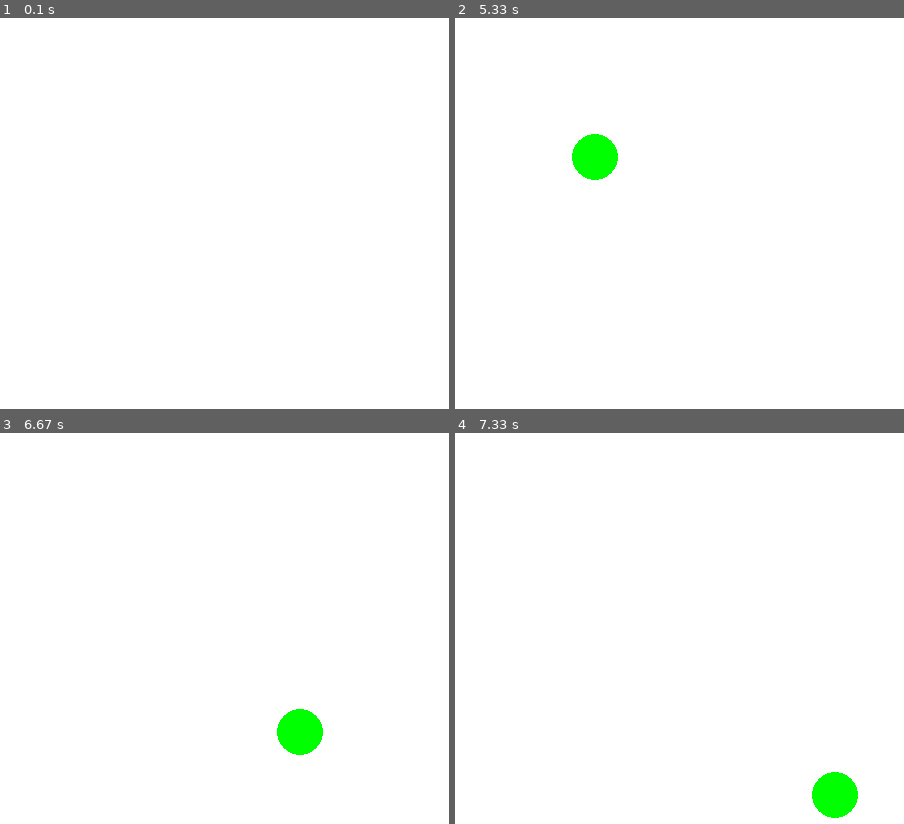
Above: before the commit, frames 1-4 (two rows, left to right).
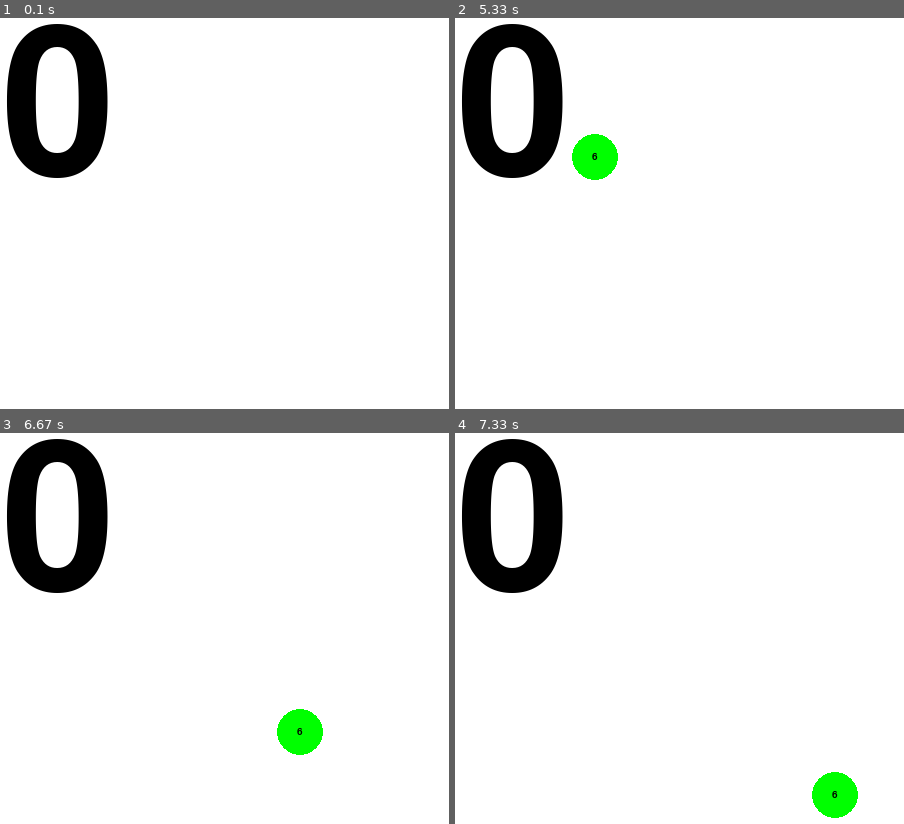
Above: after the commit, the same moments.

Repository: olucassantos/AprendaPyGame
Game: pygame game, started from pinga.py
Two runs of this game, one before a commit and one after it. Both use one fixed random seed, a clock stepped at 60 frames per second and the inputs below.
Inputs (mouse positions are in pixels of both pictures, inside the frame that each line leads up to):
- Up to frame 1 (0.1 s): no input
- Up to frame 2 (5.33 s): click (513, 111) at 0.38 s
- Up to frame 3 (6.67 s): no input
- Up to frame 4 (7.33 s): no input

The runs differ from the first frame. In frame 1, 5.3% of the frame differs, in the area x 1-25%, y 1-41%; in frame 2, 5.3%, in the area x 1-32%, y 1-41%; in frame 3, 5.3%; in frame 4, 5.3%.

Commit message:
Atualizar pontuação na tela quando as vidas de uma bola acabarem

Diff:
--- a/pinga.py
+++ b/pinga.py
@@ -33,6 +33,8 @@
     }
 
 def verificaCliqueBolinhas(posicao, listaBolas):
+    global pontuacao # Variável global para alterar a pontuação
+
     for bola in listaBolas: # Vai verificar bolinha por bolinha
         # Desenha um retangulo temporário para verificar se o click foi dentro da bola
         retanguloTemporario = pygame.draw.circle(
@@ -52,6 +54,7 @@
             bola["vidas"] -= 1
 
         if bola["vidas"] <= 0: # Se as vidas acabaram
+            pontuacao += 1 # Aumenta a pontuação
             listaBolas.remove(bola) # Remove a bola da lista
 
 # Inicializa o Pygame
@@ -77,6 +80,12 @@
 
 # Evento para o tempo
 novaBolaEvent = pygame.USEREVENT + 1
+
+pontuacao = 0
+
+# Cria uma fonte
+fonte = pygame.font.Font(None, 300)
+fonteBolinha = pygame.font.Font(None, 15)
 
 # Cria o evento a cada 2 segundos
 pygame.time.set_timer(novaBolaEvent, 5000)
@@ -105,6 +114,11 @@
     # Pinta a tela
     tela.fill(cor_tela)
 
+    # Desenha a pontuação na tela
+    texto = fonte.render(f"{pontuacao}", True, (0, 0, 0)) # Cria o texto
+    texto_rect = texto.get_rect(center=(400, 300)) # Cria um retangulo para o texto
+    tela.blit(texto, texto_rect) # Desenha o texto na tela
+
     # Processa a lista de bolas, desenhando e movendo
     for bola in listaBolas:
         # Desenhar a bola na tela
@@ -114,6 +128,10 @@
             bola["posicao"],
             bola["tamanho"]
         )
+
+        textoBolinha = fonteBolinha.render(f"{bola['vidas']}", True, (0, 0, 0))
+        textoBolinhaRect = textoBolinha.get_rect(center=bola["posicao"])
+        tela.blit(textoBolinha, textoBolinhaRect)
 
         # Movimenta a bola com a velocidade e direção
         bola["posicao"][0] += bola["velocidade"] * bola["direcao"].x
